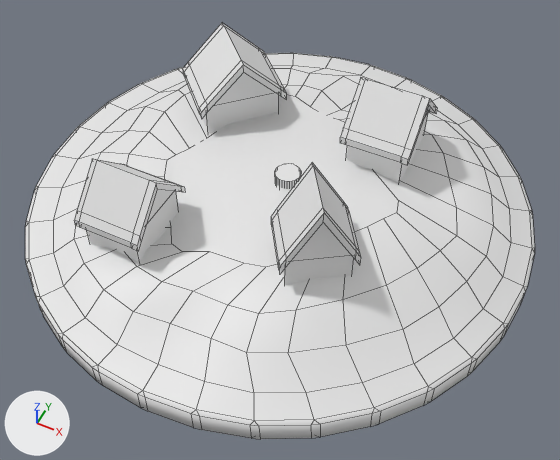
One commit to the FBX model Assets/Graphics/meshes/settlement.fbx: the scene before it, then after it.
Before and after are seen from a camera (50 mm lens) standing at (0.259, -0.521, 0.692) and looking at (0.027, -0.057, 0.112). The lights are fixed; the arrows at lower left show +X, +Y and +Z. Mesh edges are drawn as thin lines.

The scene before the commit, as lines of its bpy script (objects in view):
```python
me_cylinder_001 = bpy.data.meshes.new('Cylinder.001')
me_cylinder_001.from_pydata(...)  # 560 vertices, 528 faces; spans x -21.5..19.1, y -19.2..21.3, z -8.0..9.5
ob_cylinder = bpy.data.objects.new('Cylinder', me_cylinder_001)
ob_cylinder.location = (0.0194, -0.0247, 0.1517)
ob_cylinder.scale = (0.0129, 0.0129, 0.00942)
```
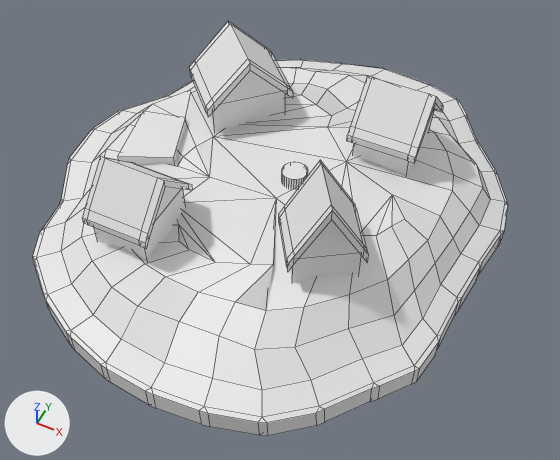
Pixel boxes [x1, y1, x2, y2] of what changed, in the pictures (560 x 460 px; the box of a moved part takes in the faces that stretch with it):
'Cylinder', reshaped, moved, rescaled (7% narrower)
    before: [25, 23, 535, 439]
    after: [33, 21, 508, 436]
part 1 of me_cylinder_001, added
    after: [282, 162, 308, 188]
part 2 of me_cylinder_001, moved or reshaped
    before: [74, 159, 185, 262]
    after: [82, 157, 192, 259]
part 3 of me_cylinder_001, moved or reshaped
    before: [183, 23, 286, 134]
    after: [189, 21, 293, 132]
part 4 of me_cylinder_001, moved or reshaped
    before: [271, 162, 361, 285]
    after: [279, 160, 368, 282]
part 5 of me_cylinder_001, rebuilt (7% narrower)
    before: [25, 53, 535, 439]
    after: [33, 60, 508, 436]
part 6 of me_cylinder_001, added
    after: [347, 76, 443, 175]
part 7 of me_cylinder_001, deleted
    before: [275, 164, 301, 189]
part 8 of me_cylinder_001, deleted
    before: [340, 78, 437, 183]
part 9 of me_cylinder_001, added
    after: [118, 111, 186, 165]

Edits to the bpy script that builds the scene:
```text
Change me_cylinder_001:
    used by ob_cylinder; location = (0.0194, -0.0247, 0.1517); scale = (0.0129, 0.0129, 0.00942)
    verts and faces of me_cylinder_001; kept vertices keep their numbers, new ones are numbered from 560
    remove me_cylinder_001.from_pydata(...)  # 560 vertices, 528 faces; spans x -21.5..19.1, y -19.2..21.3, z -8.0..9.5
    add me_cylinder_001.from_pydata(...)  # 568 vertices, 563 faces; spans x -26.7..25.1, y -29.5..27.9, z -7.5..10.7
    me_cylinder_001 part 1: a new loose piece, a 32-sided cylinder along z spanning x 1.2..4.1, y -3.5..-0.7, z -0.2..1.8
    me_cylinder_001 part 2: the loose piece of 44 vertices spanning x -11.1..-5.8, y -11.7..-5.4, z -2.6..6.3 is scaled about its middle by (1.43, 1.43, 1.04), then moved by (-1.0, -5.8, 0.9)
    me_cylinder_001 part 3: the loose piece of 44 vertices spanning x -13.0..-3.6, y 2.0..11.3, z -2.5..7.8 is scaled about its middle by (1.43, 1.43, 1.04), then moved by (-0.9, 0.7, 0.9)
    me_cylinder_001 part 4: the loose piece of 44 vertices spanning x 1.5..8.6, y -9.5..-2.7, z -3.7..9.5 is scaled about its middle by (1.43, 1.43, 1.04), then moved by (4.8, -4.7, 1.0)
    me_cylinder_001 part 5: the loose piece of 320 vertices spanning x -21.5..19.1, y -19.2..21.3, z -8.0..1.7 is rebuilt with 320 vertices and now spans x -26.7..25.1, y -29.5..27.9, z -7.5..1.6
    me_cylinder_001 part 6: a new loose piece of 44 vertices spanning x 6.4..14.2, y 3.2..12.4, z -0.6..9.1
    me_cylinder_001 part 7: the loose piece of 64 vertices spanning x -1.0..1.0, y -1.0..1.0, z -1.0..1.0 is deleted
    me_cylinder_001 part 8: the loose piece of 44 vertices spanning x 2.6..8.1, y 3.7..10.2, z -1.4..7.9 is deleted
    me_cylinder_001 part 9
    add verts[560] = (-17.1, -7.5, -1.6)
    add verts[561] = (-11.4, -4.8, -1.6)
    add verts[562] = (-13.7, 1.8, -1.6)
    add for new, old in zip([563, 564, 565], [560, 561, 562]): verts[new] = verts[old] + (0.0, 0.0, 1.8)
    add verts[566] = (-19.1, 0.8, -1.6)
    add verts[567] = (-19.1, 0.8, 0.0)  # pixel (143, 110)
    add faces += [(560, 563, 567, 566), (562, 566, 567, 565), (561, 562, 565, 564), (560, 561, 564, 563), (560, 566, 562, 561), (563, 564, 565, 567)]
Change ob_cylinder:
    ob_cylinder.location: (0.0194, -0.0247, 0.1517) -> (0.0, 0.0, 0.1442)
    ob_cylinder.scale: (0.0129, 0.0129, 0.00942) -> (0.00903, 0.00903, 0.00903)
```
